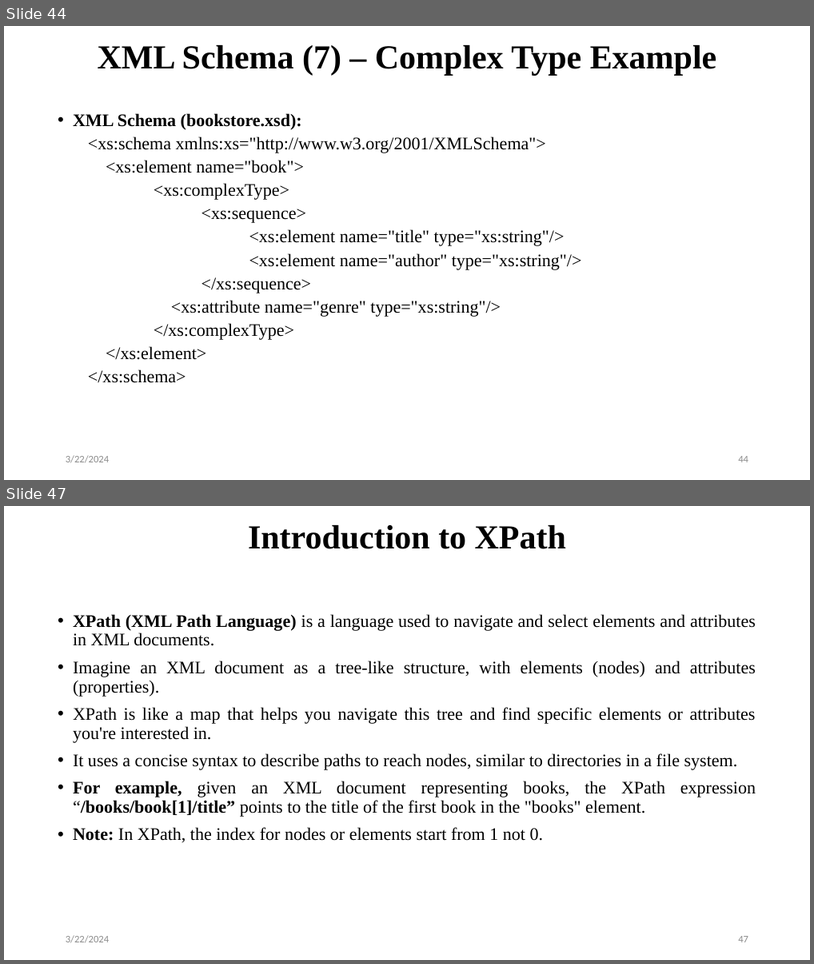
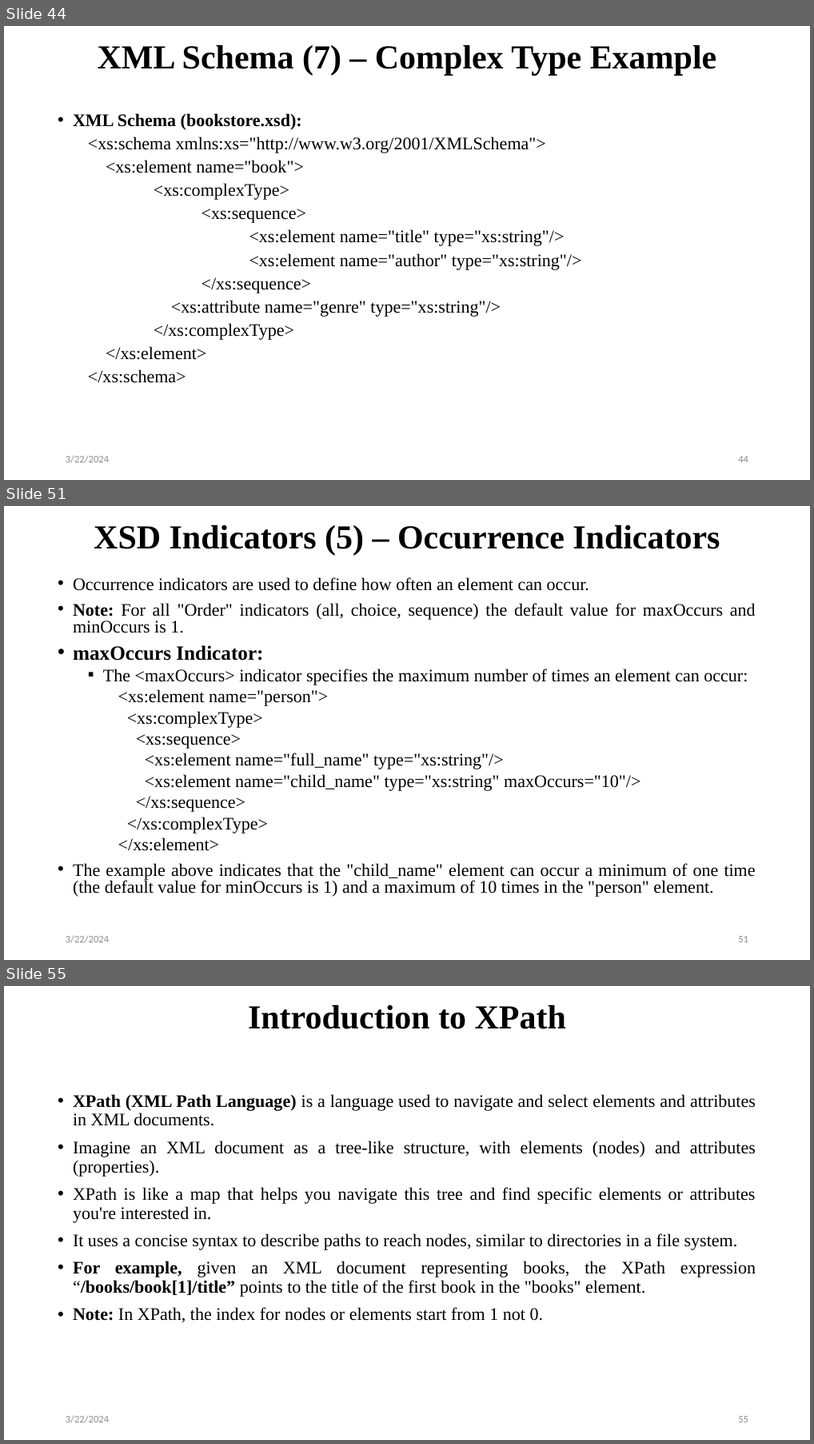
Before and after one commit to avinashmaskey22/BCA-3rd-WEB, a slide deck: Unit Three.pptx. Shown one above the other, each under a label of ours: slides 44 and 47 before the commit, slides 44, 51 and 55 after it; the slides between them are not shown. The pictures are 814x964 and 814x1444 pixels, drawn with LibreOffice and Linux fonts; fonts in the diff are those of the drawing. Boxes give left, top, right and bottom in pixels: in the first picture for what was removed or moved away, otherwise in the second. Text is boxed around its words. In the diff, an @@ line names an element or a change of style, - is before the commit and + after.

```diff
--- a/Unit Three.pptx
+++ b/Unit Three.pptx
@@ slide 51 added at box(4, 506, 810, 960), background #FFFFFF @@
@@ title added at box(94, 525, 720, 555), 40 pt, text #000000, bold @@
+XSD Indicators (5) – Occurrence Indicators
@@ text added at box(73, 577, 756, 896), 21 pt, text #000000 @@
+• Occurrence indicators are used to define how often an element can occur.
+• Note: For all "Order" indicators (all, choice, sequence) the default value for maxOccurs and minOccurs is 1.
+• maxOccurs Indicator:
+  ▪ The <maxOccurs> indicator specifies the maximum number of times an element can occur:
+    <xs:element name="person">
+    <xs:complexType>
+    <xs:sequence>
+    <xs:element name="full_name" type="xs:string"/>
+    <xs:element name="child_name" type="xs:string" maxOccurs="10"/>
+    </xs:sequence>
+    </xs:complexType>
+    </xs:element>
+• The example above indicates that the "child_name" element can occur a minimum of one time (the default value for minOccurs is 1) and a maximum of 10 times in the "person" element.
@@ text added at box(66, 935, 109, 943), 12 pt, text #8C8C8C @@
+3/22/2024
@@ page number added at box(738, 936, 749, 942), 12 pt, text #8C8C8C @@
+51
@@ what was slide 47 is now slide 55 @@
@@ page number at box(738, 1416, 749, 1422): text changed @@
-47
+55
```
Also in this commit, not shown: 2 slides changed, 7 other slides added, 2 other files.
